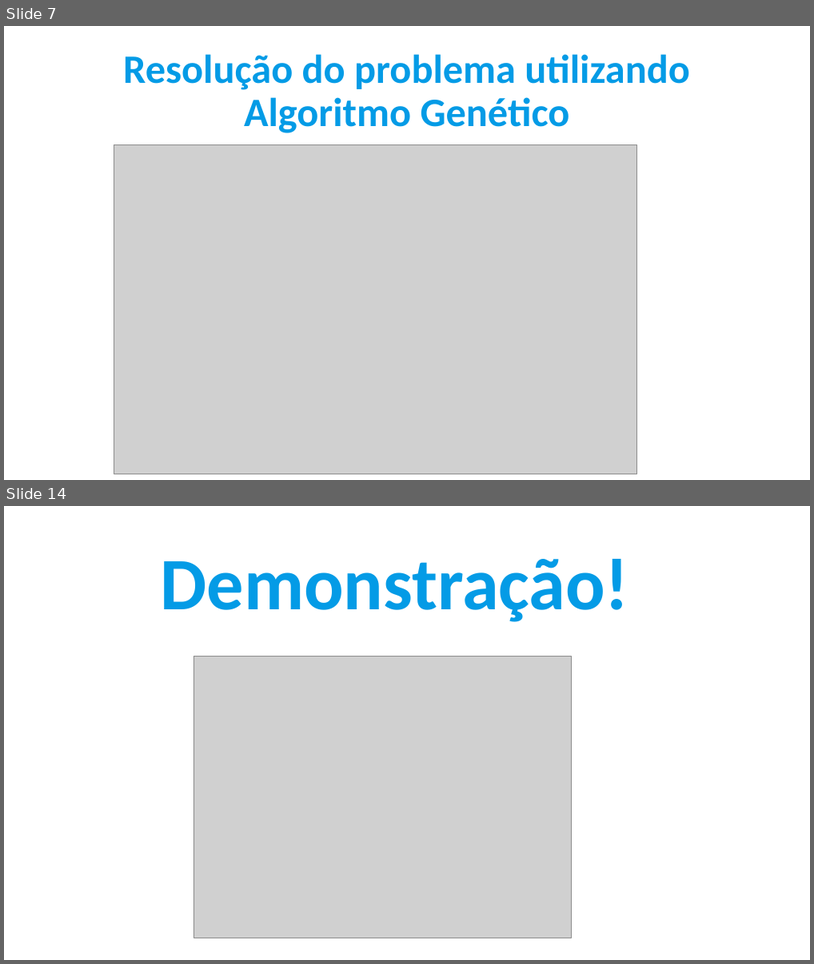
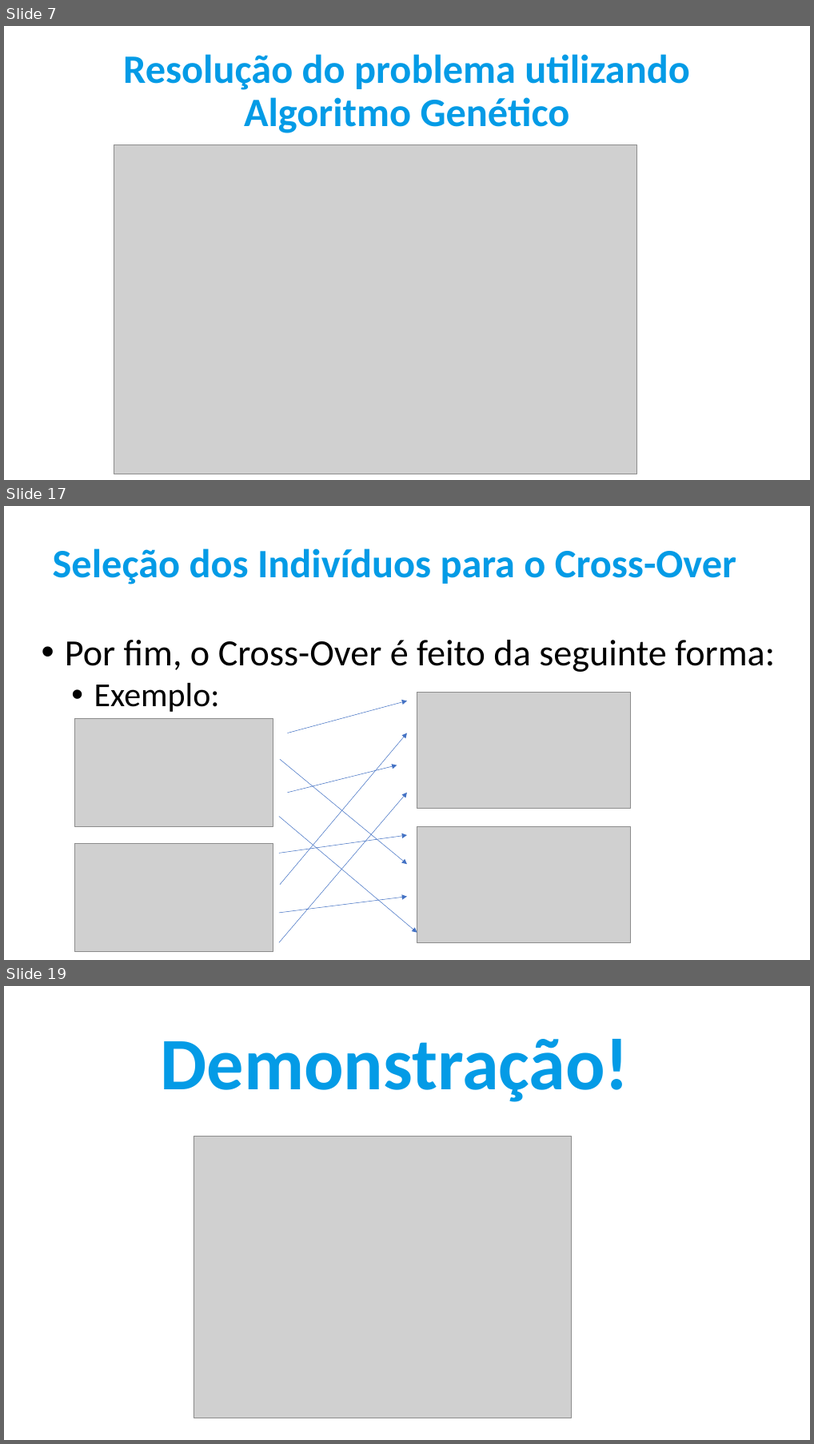
Before and after one commit to IgorSantos1996/GeneticAlgorithms, a slide deck: Apresentação.pptx. Shown one above the other, each under a label of ours: slides 7 and 14 before the commit, slides 7, 17 and 19 after it; the slides between them are not shown. The pictures are 814x964 and 814x1444 pixels, drawn with LibreOffice and Linux fonts; fonts in the diff are those of the drawing; grey boxes stand for pictures. Boxes give left, top, right and bottom in pixels: in the first picture for what was removed or moved away, otherwise in the second. Text is boxed around its words. In the diff, an @@ line names an element or a change of style, - is before the commit and + after.

```diff
--- a/Apresentação.pptx
+++ b/Apresentação.pptx
@@ slide 17 added at (x1=4, y1=506, x2=810, y2=960), background #FFFFFF @@
@@ text added at (x1=53, y1=548, x2=737, y2=584), 48 pt, text #049BE6, bold @@
+Seleção dos Indivíduos para o Cross-Over
@@ text added at (x1=65, y1=640, x2=775, y2=712), 44 pt, text #000000 @@
+• Por fim, o Cross-Over é feito da seguinte forma:
+  • Exemplo:
@@ picture added at (x1=417, y1=692, x2=630, y2=808) @@
@@ picture added at (x1=74, y1=718, x2=274, y2=827) @@
@@ arrow added from (288, 733) to (407, 700), #4472C4 0.5 pt @@
@@ arrow added from (280, 884) to (407, 733), #4472C4 0.5 pt @@
@@ arrow added from (280, 759) to (407, 864), #4472C4 0.5 pt @@
@@ arrow added from (288, 792) to (398, 765), #4472C4 0.5 pt @@
@@ arrow added from (279, 942) to (407, 792), #4472C4 0.5 pt @@
@@ arrow added from (279, 816) to (417, 932), #4472C4 0.5 pt @@
@@ arrow added from (279, 852) to (407, 835), #4472C4 0.5 pt @@
@@ picture added at (x1=417, y1=826, x2=630, y2=942) @@
@@ picture added at (x1=74, y1=843, x2=274, y2=952) @@
@@ arrow added from (279, 912) to (407, 896), #4472C4 0.5 pt @@
@@ what was slide 14 is now slide 19 @@
```
Also in this commit, not shown: 7 slides changed, 5 other slides added, 2 slides removed.
